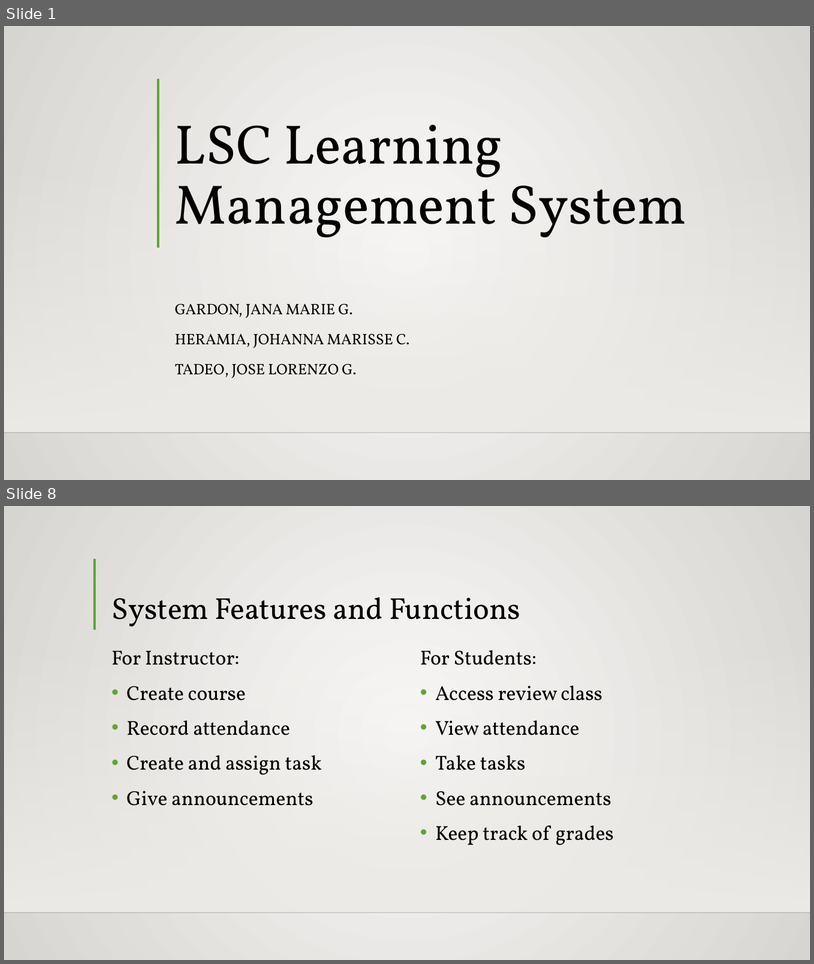
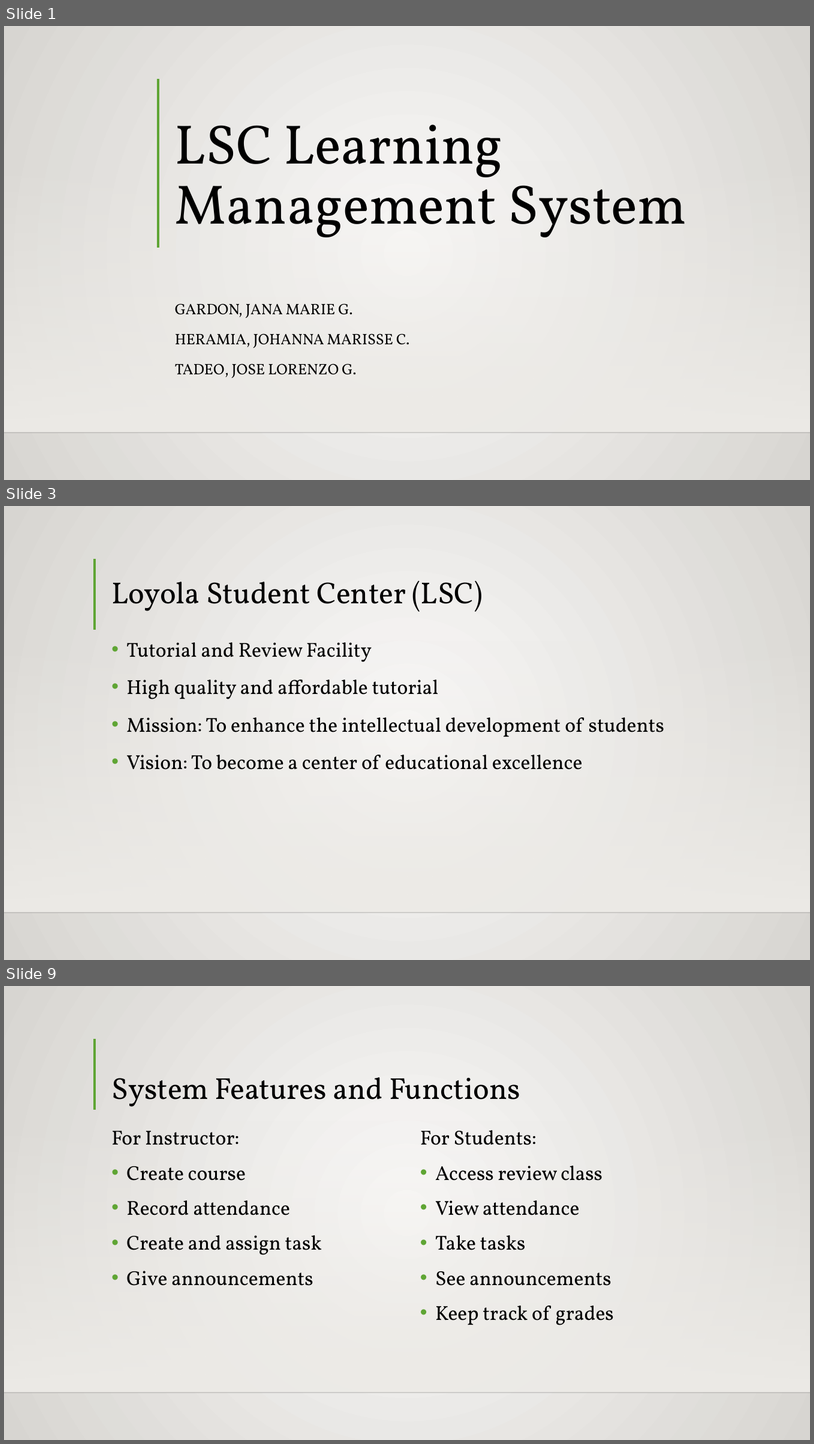
Before and after one commit to seans888/Project---LSC-2, a slide deck: Documentation/MCSPROJ/LSC-LMS PPT.pptx. Shown one above the other, each under a label of ours: slides 1 and 8 before the commit, slides 1, 3 and 9 after it; the slides between them are not shown. The pictures are 814x964 and 814x1444 pixels, drawn with LibreOffice and Linux fonts; fonts in the diff are those of the drawing; background and template pictures are left out. Boxes give left, top, right and bottom in pixels: in the first picture for what was removed or moved away, otherwise in the second. Text is boxed around its words. In the diff, an @@ line names an element or a change of style, - is before the commit and + after.

```diff
--- a/Documentation/MCSPROJ/LSC-LMS PPT.pptx
+++ b/Documentation/MCSPROJ/LSC-LMS PPT.pptx
@@ slide 3 added at <box>4,506,810,960</box>, background gradient #FAFAF9 to #D7D5D2; not listed: 3 template elements that a slide beside it also shows @@
@@ title added at <box>111,580,483,612</box>, 36 pt, text #000000 @@
+Loyola Student Center (LSC)
@@ text added at <box>126,642,665,769</box>, 24 pt, text #000000 @@
+• Tutorial and Review Facility
+• High quality and affordable tutorial
+• Mission: To enhance the intellectual development of students
+• Vision: To become a center of educational excellence
@@ what was slide 8 is now slide 9 @@
```
Also in this commit, not shown: 7 slides changed.
